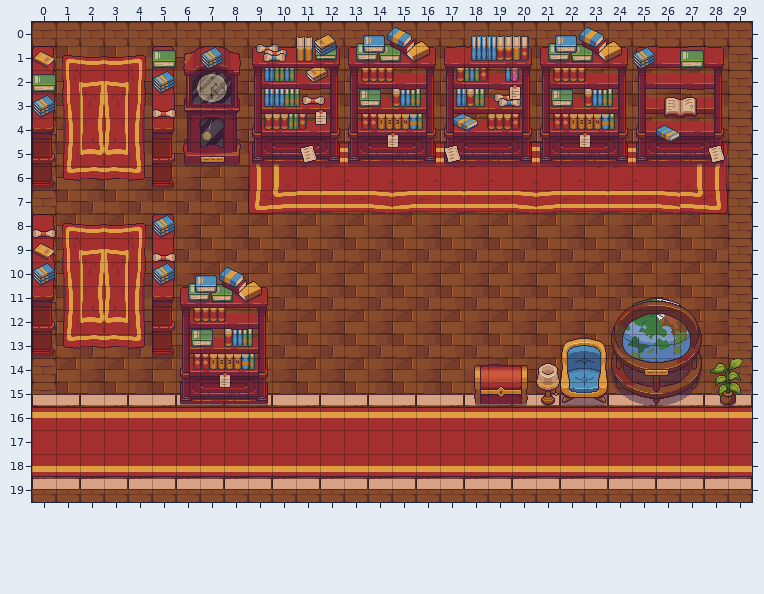
One commit to this Tiled map: assets/biblioteca2.tmx. That is the earlier state.
Cells are 24x24 px. Shown: x 0..29, y 0..19.
After the commit:
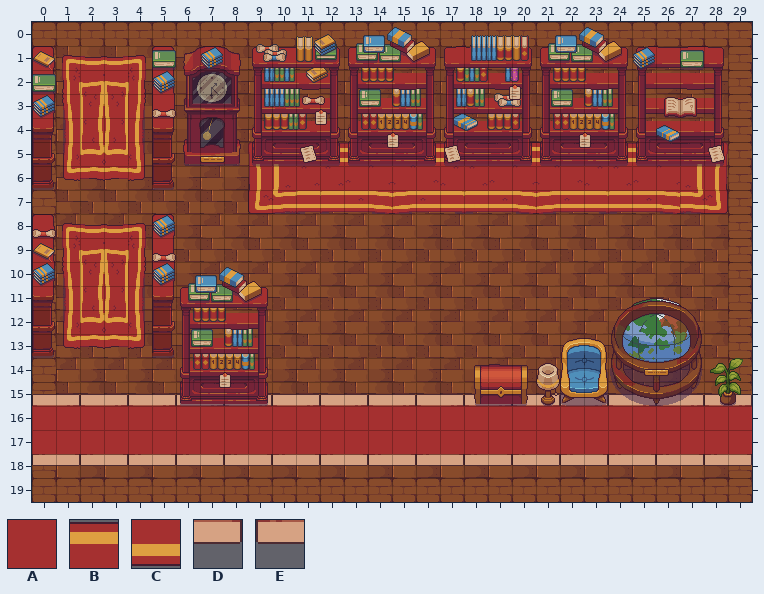
Key: from "libassetpack-tiled": A 156, B 157 turned 270, C 157 turned 90, D 193 turned 180, E 194 turned 180.
_ is an empty cell, . an unchanged one.
Change:
--- layer "tapetes"
@@ x 0..29 @@
-16 ______________________________
+16 AAAAAAAAAAAAAAAAAAAAAAAAAAAAAA
--- layer "bordas do chão"
@@ x 0..29 @@
-18 ______________________________
-19 EDEDEDEDEDEDEDEDEDEDEDEDEDEDED
+18 EDEDEDEDEDEDEDEDEDEDEDEDEDEDED
+19 ______________________________
--- layer "estantes"
@@ x 0..29 @@
-16 BBBBBBBBBBBBBBBBBBBBBBBBBBBBBB
+16 ______________________________
@@ x 0..29 @@
-18 CCCCCCCCCCCCCCCCCCCCCCCCCCCCCC
+18 ______________________________
Pixel boxes of the changes (left, top, right, bottom) in both pictures:
changed: (32, 406, 752, 418)
changed: (32, 454, 752, 490)
